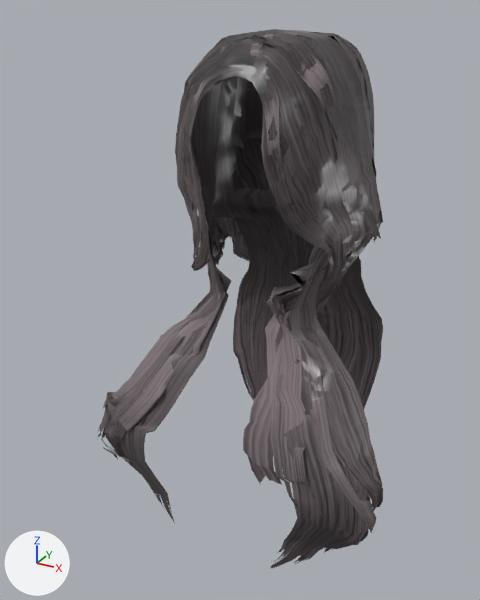
The glTF model public/models/hair_short04.glb: old version first, new version second.
Both versions are drawn from a 50 mm camera at (0.291, -0.61, 0.143) aimed at (-0.036, -0.015, -0.154). Lighting does not change. The marker at lower left points along +X, +Y and +Z. The first picture is the older version. Vertices at exactly the same position are counted once.

In view in the first picture: 'hair_short04'.
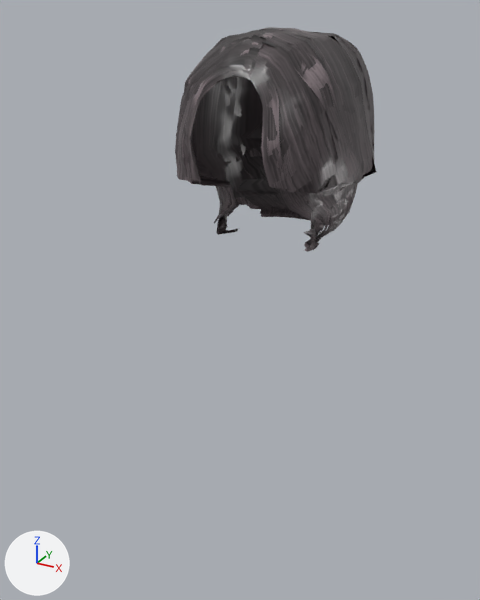
Location of each change, [x1, y1, x2, y2] in pixels of the pictures (480 x 600 px; the box of a moved part takes in the faces that stretch with it):
'hair_short04', reshaped (30% narrower, 58% shorter)
    before: [97, 29, 383, 568]
    after: [175, 27, 376, 252]
part 1 of me_hair_short04, moved or reshaped
    before: [97, 29, 383, 568]
    after: [191, 27, 376, 252]

The change in detail:
me_hair_short04 is used by ob_hair_short04; location (0.0, 0.0, 0.0).
me_hair_short04 had 4935 vertices, 6639 faces and spanned x -0.185..0.165, y -0.128..0.112, z -0.465..0.125.
me_hair_short04 now has 4935 vertices, 6639 faces and spans x -0.09..0.09, y -0.099..0.096, z -0.078..0.126.
me_hair_short04 part 1: 3348 of 4935 vertices moved; they spanned x -0.185..0.165, y -0.128..0.112, z -0.465..0.125 and now span x -0.086..0.086, y -0.091..0.091, z -0.078..0.126; mean shift (0.005, 0.016, 0.094); largest move (0.006, 0.097, -0.465) -> (0.004, 0.068, -0.078).
